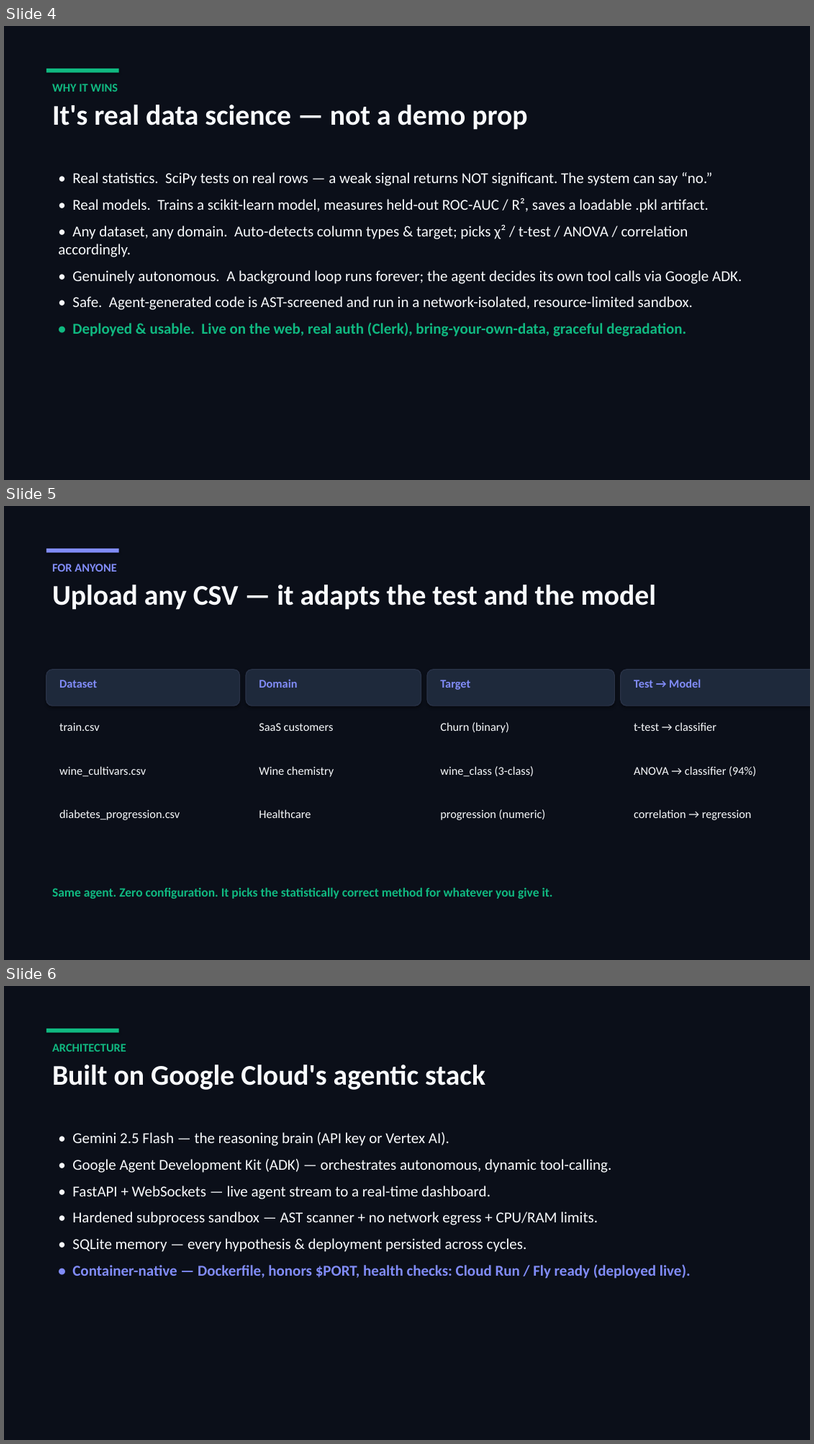
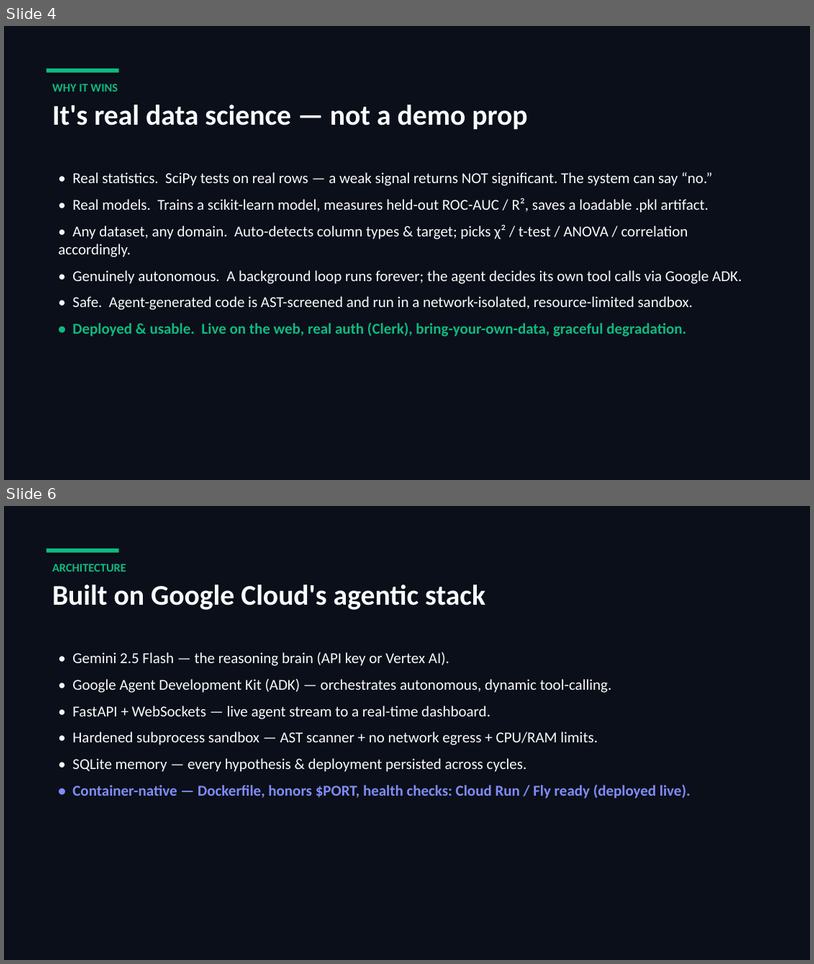
Before and after one commit to Om-singhaI/Epiphany, a slide deck: docs/Epiphany_Pitch.pptx. Shown one above the other, each under a label of ours: slides 4, 5 and 6 before the commit, slides 4 and 6 after it; the slides between them are not shown. The pictures are 814x1444 and 814x964 pixels, drawn with LibreOffice and Linux fonts; fonts in the diff are those of the drawing. Boxes give left, top, right and bottom in pixels: in the first picture for what was removed or moved away, otherwise in the second. Text is boxed around its words. In the diff, an @@ line names an element or a change of style, - is before the commit and + after.

Commit message:
Empty workspace by default — bring-your-own-data
Remove bundled sample datasets; a new user starts with an empty dashboard and
must upload a CSV/Parquet (or connect Elastic) before the agent runs. Add
no-data handling across DataPort, the orchestrator (idle loop + run_cycle
guard), endpoints, and the UI (empty-state dataset card, gated mission, empty
dataset dropdown). Update README, pitch script, and deck to the BYO-data story.

```diff
--- a/docs/Epiphany_Pitch.pptx
+++ b/docs/Epiphany_Pitch.pptx
@@ slide 5 removed at (x1=4, y1=506, x2=810, y2=960), background #0B0F19 @@
@@ rectangle removed at (x1=46, y1=548, x2=119, y2=553) @@
@@ text removed at (x1=52, y1=564, x2=656, y2=610) @@
-FOR ANYONE
-Upload any CSV — it adapts the test and the model
@@ rounded rectangle removed at (x1=46, y1=669, x2=240, y2=705) @@
@@ rounded rectangle removed at (x1=246, y1=669, x2=422, y2=705) @@
@@ rounded rectangle removed at (x1=427, y1=669, x2=615, y2=705) @@
@@ rounded rectangle removed at (x1=621, y1=669, x2=810, y2=705) @@
@@ text removed at (x1=59, y1=680, x2=97, y2=687) @@
-Dataset
@@ text removed at (x1=259, y1=679, x2=297, y2=687) @@
-Domain
@@ text removed at (x1=440, y1=680, x2=471, y2=690) @@
-Target
@@ text removed at (x1=634, y1=679, x2=701, y2=687) @@
-Test → Model
@@ text removed at (x1=59, y1=723, x2=100, y2=731) @@
-train.csv
@@ text removed at (x1=259, y1=723, x2=334, y2=731) @@
-SaaS customers
@@ text removed at (x1=440, y1=722, x2=509, y2=733) @@
-Churn (binary)
@@ text removed at (x1=634, y1=722, x2=717, y2=731) @@
-t-test → classifier
@@ text removed at (x1=59, y1=766, x2=146, y2=777) @@
-wine_cultivars.csv
@@ text removed at (x1=259, y1=766, x2=334, y2=777) @@
-Wine chemistry
@@ text removed at (x1=440, y1=766, x2=535, y2=777) @@
-wine_class (3-class)
@@ text removed at (x1=634, y1=766, x2=756, y2=776) @@
-ANOVA → classifier (94%)
@@ text removed at (x1=59, y1=809, x2=180, y2=820) @@
-diabetes_progression.csv
@@ text removed at (x1=259, y1=809, x2=311, y2=818) @@
-Healthcare
@@ text removed at (x1=440, y1=809, x2=546, y2=820) @@
-progression (numeric)
@@ text removed at (x1=634, y1=809, x2=752, y2=820) @@
-correlation → regression
@@ text removed at (x1=52, y1=887, x2=553, y2=898) @@
-Same agent. Zero configuration. It picks the statistically correct method for whatever you give it.
```
Also in this commit, not shown: 1 slide changed, 1 slide added, 14 other files.
